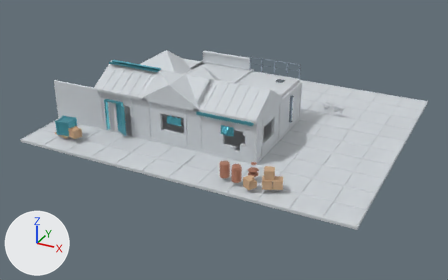
Renders of the Blender file examples/industrial_outpost/ModKit_Industrial_Outpost.blend from each side of a commit.
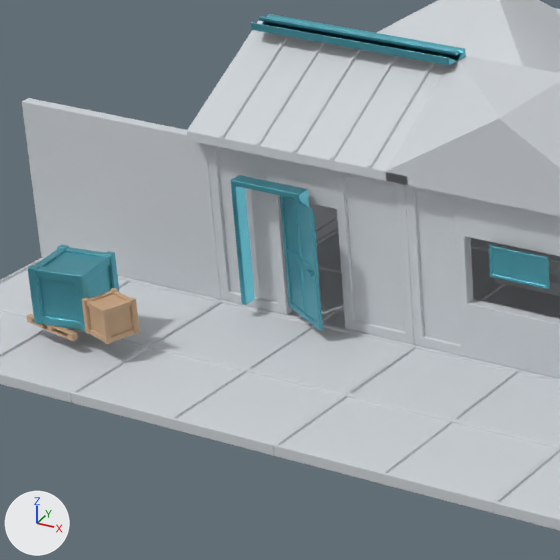
The first picture shows the older version from a 50 mm lens placed at (26.3, -32.4, 18.9), pointed at (7.8, 4.1, -1.0). The close-ups show the older and then the newer version on the part from 11% to 41% of the width and 20% to 68% of the height of that picture. Only the edits that show in the close-ups are written down. Arrows for +X, +Y and +Z are at lower left; the lights stay in place.

The older version as bpy lines, for what is in view:
```python
me_sm_door_panel = bpy.data.meshes.new('SM_Door_Panel')
me_sm_door_panel.from_pydata(...)  # 562 vertices, 515 faces; spans x -0.6..0.58, y -0.05..0.05, z 0.0..2.17
me_sm_door_panel.materials.append(mat_m_paintedmetal)  # cyan #55aab8
me_sm_doorframe = bpy.data.meshes.new('SM_Doorframe')
me_sm_doorframe.from_pydata(...)  # 132 vertices, 124 faces; spans x -0.7..0.7, y -0.13..0.13, z 0.0..2.3
me_sm_doorframe.materials.append(mat_m_paintedmetal)  # cyan #55aab8
me_sm_roof_ridge_4m = bpy.data.meshes.new('SM_Roof_Ridge_4m')
me_sm_roof_ridge_4m.from_pydata(...)  # 130 vertices, 128 faces; spans x 0.0..4.0, y -0.26..0.26, z -0.01..0.17
me_sm_roof_ridge_4m.materials.append(mat_m_paintedmetal)  # cyan #55aab8
ob_sm_door_panel_01 = bpy.data.objects.new('SM_Door_Panel_01', me_sm_door_panel)
ob_sm_door_panel_01.location = (2.0, -0.32, 0.2)
ob_sm_door_panel_01.rotation_euler = (0.0, 0.0, -0.489)  # degrees (0, 0, -28)
ob_sm_doorframe_01 = bpy.data.objects.new('SM_Doorframe_01', me_sm_doorframe)
ob_sm_doorframe_01.location = (1.4, -0.2, 0.2)
ob_sm_roof_ridge_4m_01 = bpy.data.objects.new('SM_Roof_Ridge_4m_01', me_sm_roof_ridge_4m)
ob_sm_roof_ridge_4m_01.location = (0.0, 1.74, 4.48)
# also in view: 'SM_Crate_Small_01' at (-0.3, -2.5, 0.7); 'SM_Roof_Pitched_4m_01' at (2.0, 2.0, 3.8); 'SM_Floor_4m_07' at (2.0, 2.0, -0.1); 'SM_Roof_Valley_4m_01' at (6.0, 2.0, 3.7); 'SM_Floor_4m_16' at (10.0, -2.0, -0.1)
```
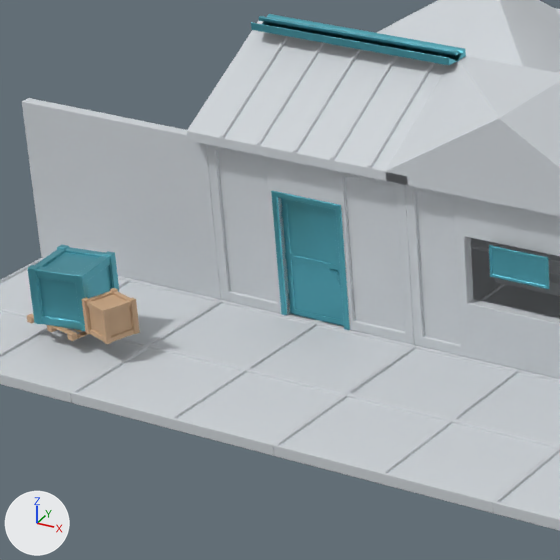
Changed parts and their boxes (x1, y1, x2, y2) in the close-ups (560 x 560 px):
'SM_Door_Panel_01', moved, turned: before (280, 196, 323, 330); after (281, 198, 344, 326)
'SM_Doorframe_01', moved: before (230, 175, 309, 318); after (271, 191, 350, 330)
'SM_Floor_4m_07', unchanged, covered by the edit: before (223, 228, 500, 345); after (223, 245, 500, 345)

Diff of the bpy script that builds the scene:
```diff
--- a/examples/industrial_outpost/ModKit_Industrial_Outpost.blend.py
+++ b/examples/industrial_outpost/ModKit_Industrial_Outpost.blend.py
@@ ob_sm_doorframe_01 @@
 ob_sm_doorframe_01 = bpy.data.objects.new('SM_Doorframe_01', me_sm_doorframe)
-ob_sm_doorframe_01.location = (1.4, -0.2, 0.2)
+ob_sm_doorframe_01.location = (2.0, 0.1, 0.0)
@@ ob_sm_door_panel_01 @@
 ob_sm_door_panel_01 = bpy.data.objects.new('SM_Door_Panel_01', me_sm_door_panel)
-ob_sm_door_panel_01.location = (2.0, -0.32, 0.2)
-ob_sm_door_panel_01.rotation_euler = (0.0, 0.0, -0.489)  # degrees (0, 0, -28)
+ob_sm_door_panel_01.location = (2.0, 0.07, 0.0)
```
